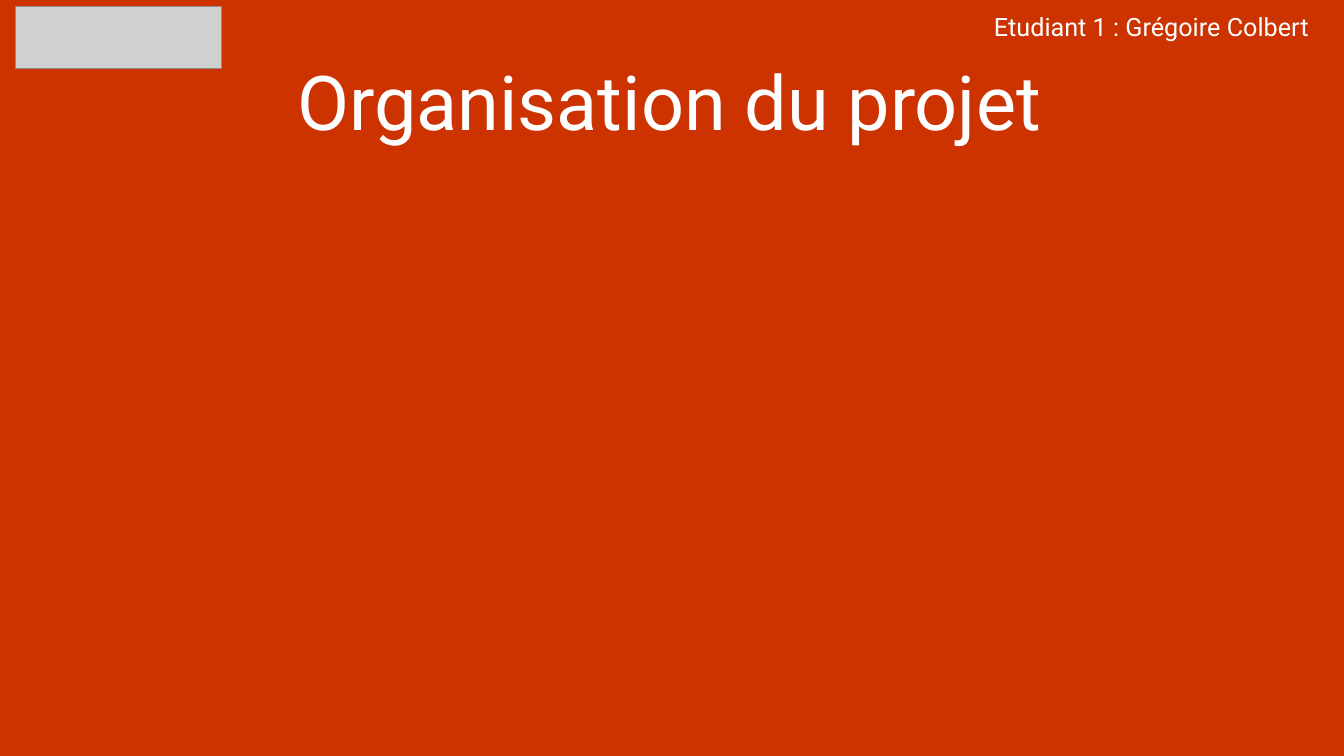
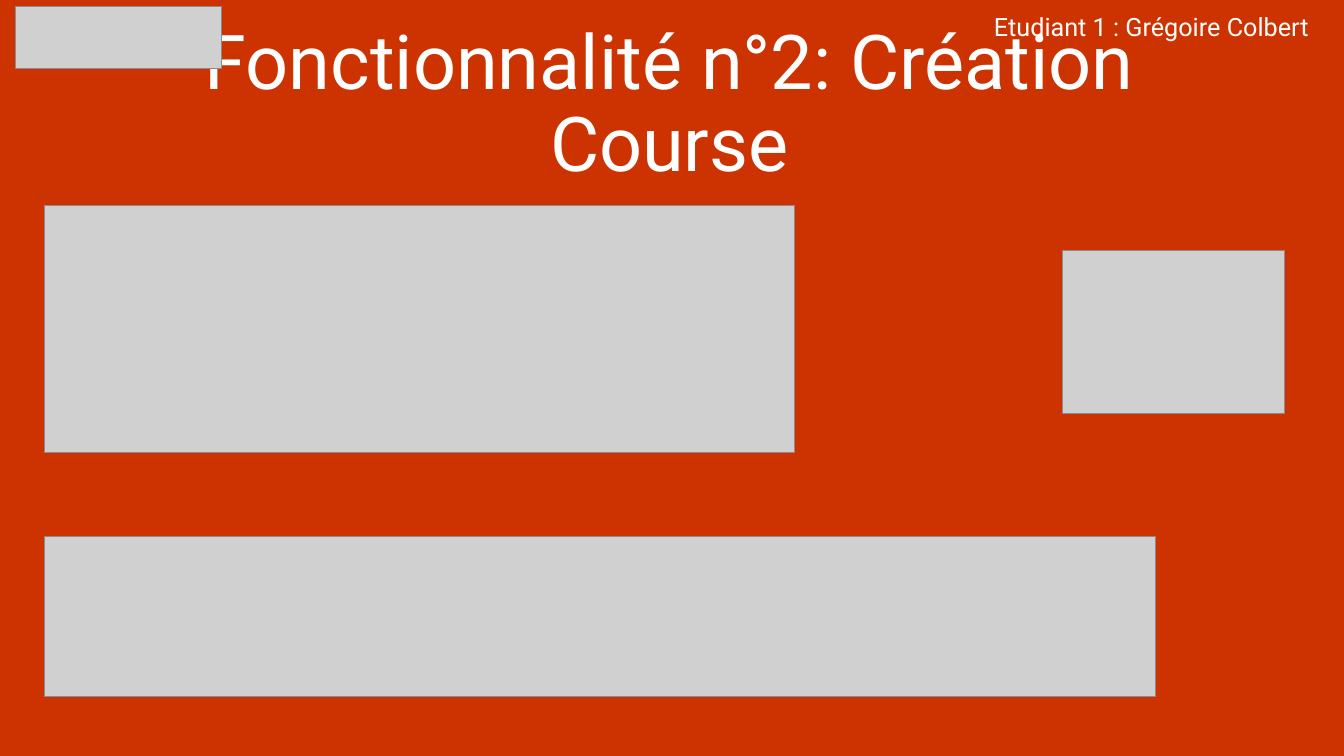
Before and after one commit to Colbert1/Projet_CrossLaPro, a slide deck: slide 17 of Ressources/Presentation_Projet_CrossLaPro_E1_Colbert.pptx. Drawn at 1344x756 pixels with LibreOffice and Linux fonts; fonts in the diff are those of the drawing; grey boxes stand for pictures. Boxes give left, top, right and bottom in pixels: in the first picture for what was removed or moved away, otherwise in the second. Text is boxed around its words. In the diff, an @@ line names an element or a change of style, - is before the commit and + after.

```diff
--- a/Ressources/Presentation_Projet_CrossLaPro_E1_Colbert.pptx
+++ b/Ressources/Presentation_Projet_CrossLaPro_E1_Colbert.pptx
@@ title at (205, 20, 1133, 172): text changed @@
-Organisation du projet
+Fonctionnalité n°2: Création Course
@@ picture added at (44, 206, 795, 453) @@
@@ picture added at (1063, 251, 1286, 413) @@
@@ picture added at (44, 536, 1155, 696) @@
```
Also in this commit, not shown: 6 other slides changed, 5 other files.
